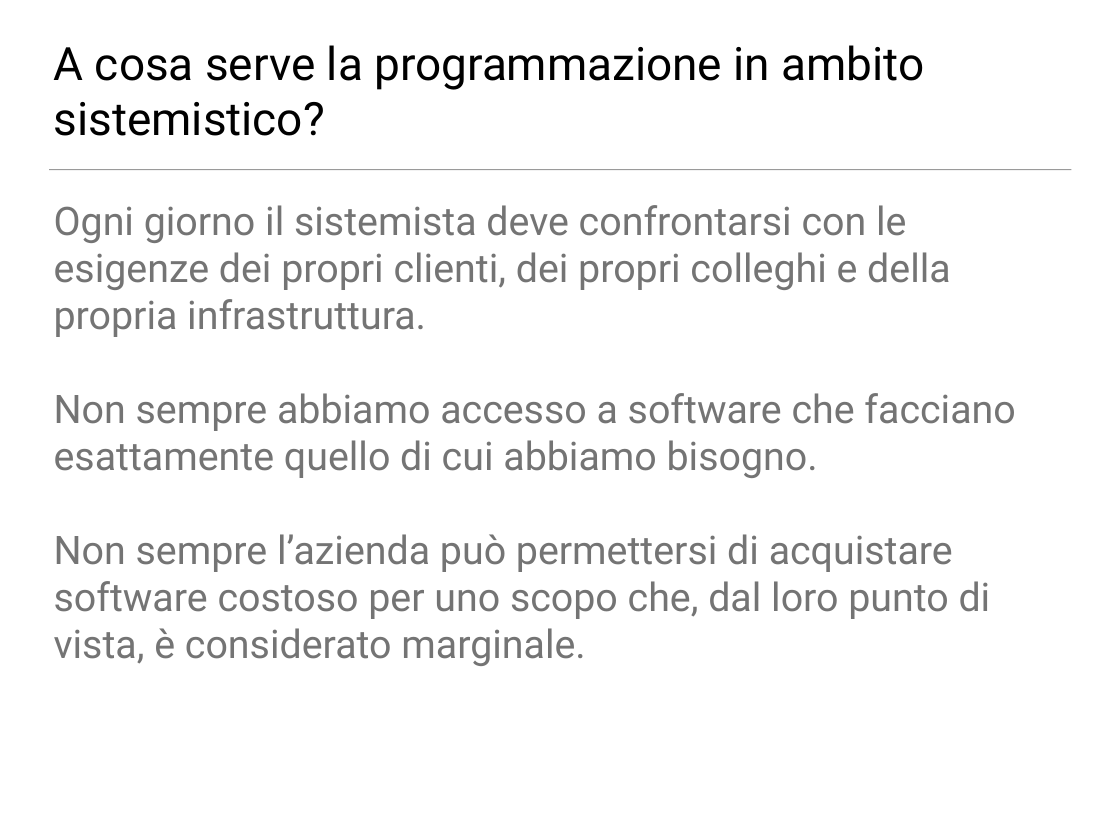
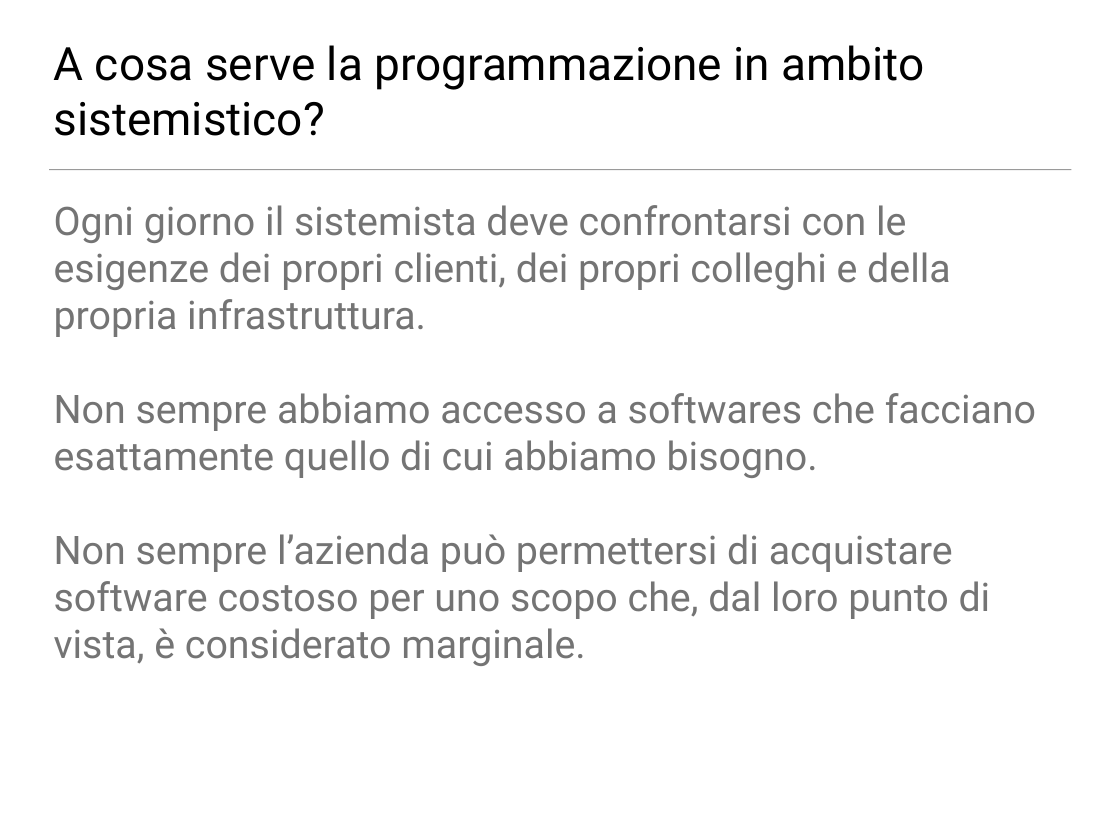
Before and after one commit to NicolaGrego2001/NicolaGrego2001, a slide deck: slide 4 of logica.odp. Drawn at 1120x840 pixels with LibreOffice and Linux fonts; fonts in the diff are those of the drawing; background and template pictures are left out. Boxes give left, top, right and bottom in pixels: in the first picture for what was removed or moved away, otherwise in the second. Text is boxed around its words. In the diff, an @@ line names an element or a change of style, - is before the commit and + after.

```diff
--- a/logica.odp
+++ b/logica.odp
@@ text at box(54, 393, 1036, 478): text changed @@
-Non sempre abbiamo accesso a software che facciano esattamente quello di cui abbiamo bisogno.
+Non sempre abbiamo accesso a softwares che facciano esattamente quello di cui abbiamo bisogno.
```
Also in this commit, not shown: 8 other slides changed, 1 slide added, 2 slides removed, 1 other file.
